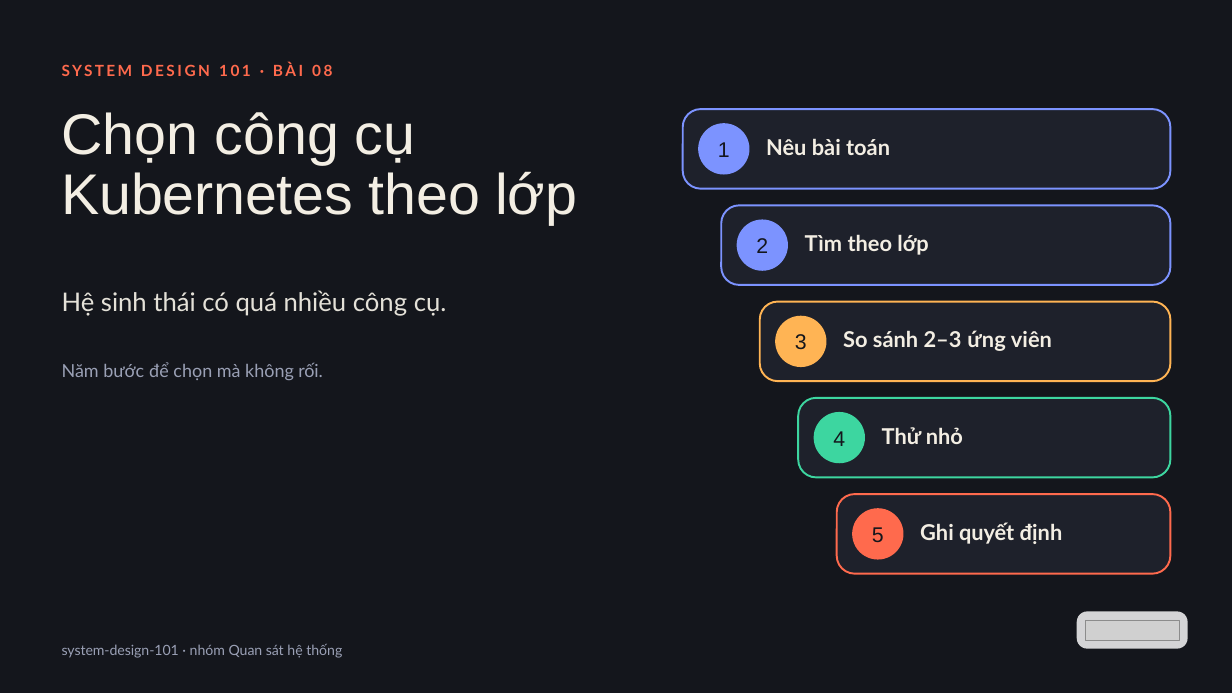
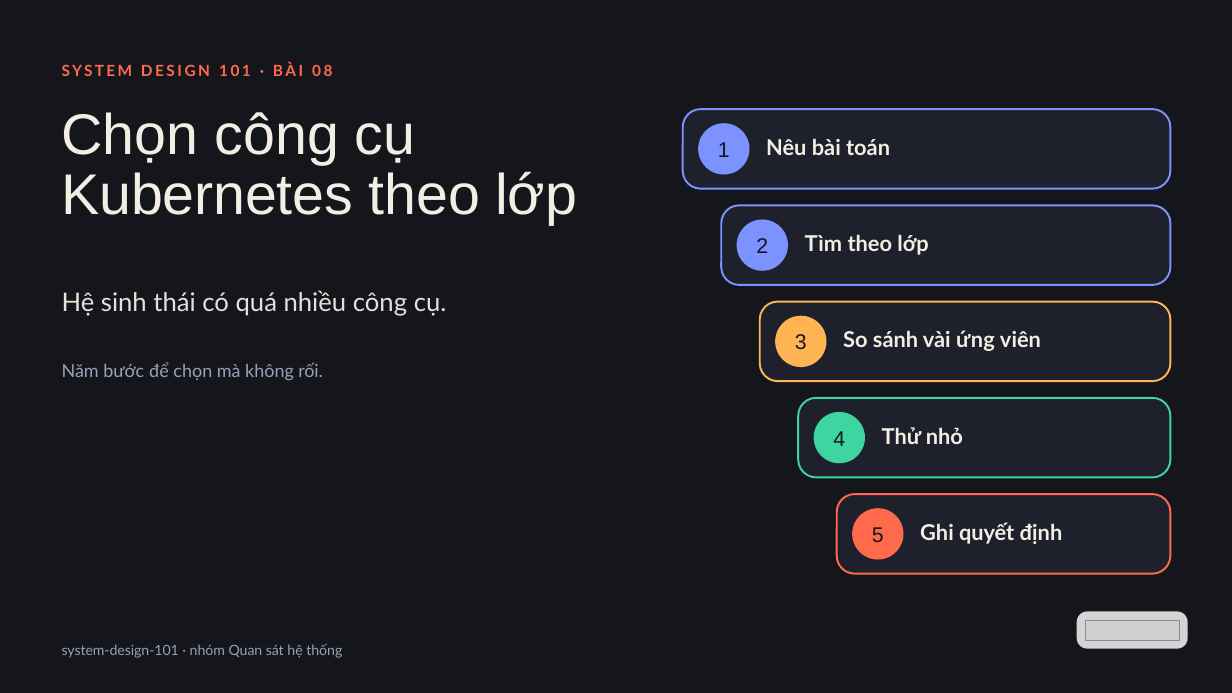
Before and after one commit to vohoailinh90/tool-marketing-studio, a slide deck: slide 1 of system-design-101/vi/lessons/sd-13-008/slides/sd-13-008.pptx. Drawn at 1232x693 pixels with LibreOffice and Linux fonts; fonts in the diff are those of the drawing; grey boxes stand for pictures. Boxes give left, top, right and bottom in pixels: in the first picture for what was removed or moved away, otherwise in the second. Text is boxed around its words. In the diff, an @@ line names an element or a change of style, - is before the commit and + after.

```diff
--- a/system-design-101/vi/lessons/sd-13-008/slides/sd-13-008.pptx
+++ b/system-design-101/vi/lessons/sd-13-008/slides/sd-13-008.pptx
@@ text at bbox=[843, 330, 1041, 351]: text changed @@
-So sánh 2–3 ứng viên
+So sánh vài ứng viên
```
Also in this commit, not shown: 4 other slides changed.
